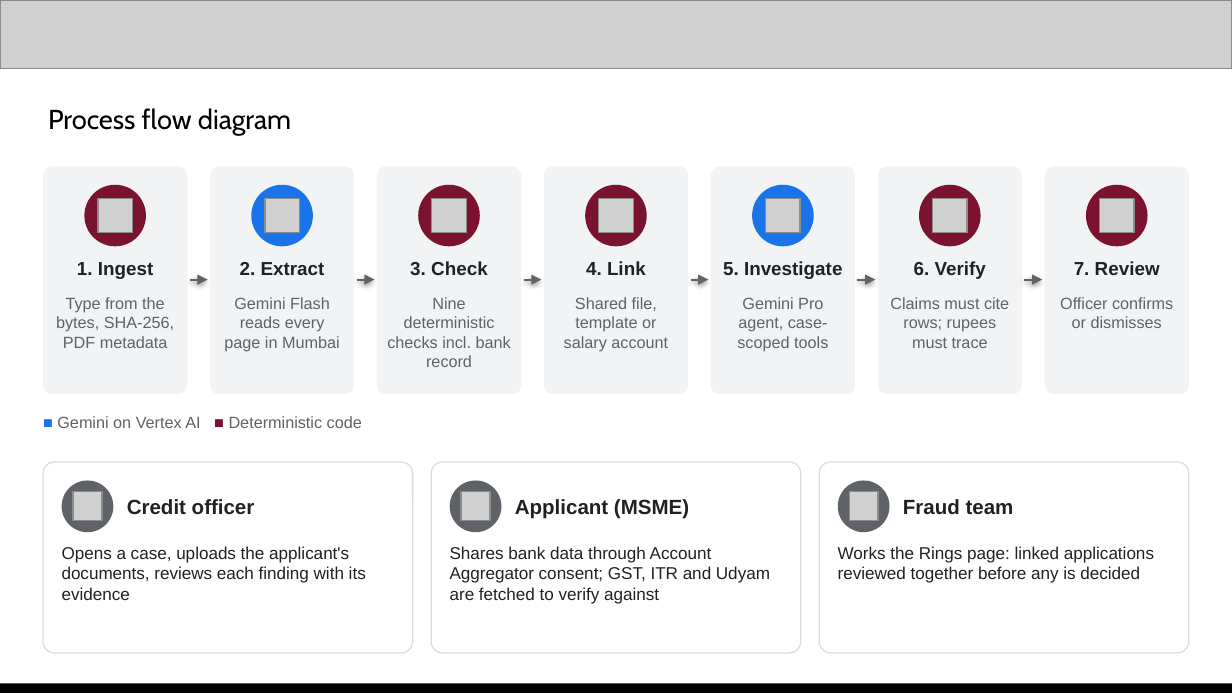
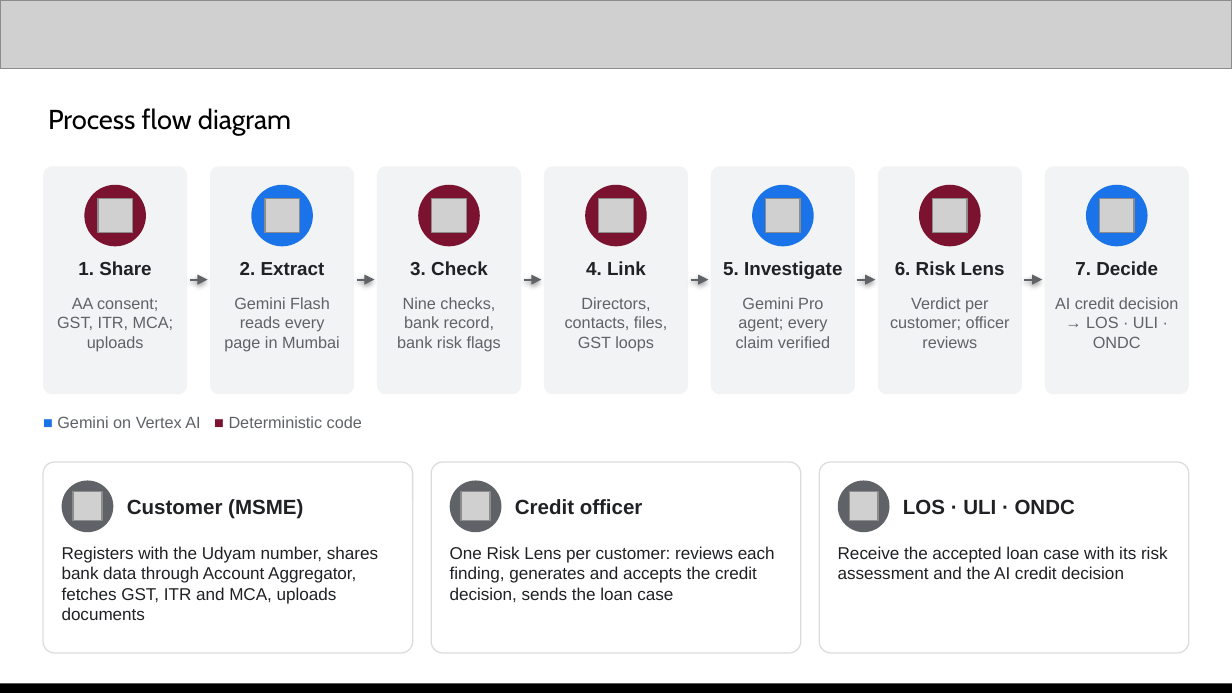
Before and after one commit to abhinavmukwane/FinRiskLensAI-RAG-V2, a slide deck: slide 5 of Doc/FinRiskLens_AI_Builder_Cup_2026.pptx. Drawn at 1232x693 pixels with LibreOffice and Linux fonts; fonts in the diff are those of the drawing; grey boxes stand for pictures. Boxes give left, top, right and bottom in pixels: in the first picture for what was removed or moved away, otherwise in the second. Text is boxed around its words. In the diff, an @@ line names an element or a change of style, - is before the commit and + after.

Commit message:
#Customer-wise only: case pages and Rings page removed; deck and docs to the customer flow
- Case page and Rings page/menu removed; Risk Lens actions moved to RiskLensController (/risk-lens)
- Customer links stay in each Risk Lens Network section, naming the linked customers
- A confirmed finding keeps blocking the loan case; only a dismissed one stops counting
- Deck: team AS FinTech Developer, customer flow, new snapshots; README, architecture, plan and video script updated

```diff
--- a/Doc/FinRiskLens_AI_Builder_Cup_2026.pptx
+++ b/Doc/FinRiskLens_AI_Builder_Cup_2026.pptx
@@ ellipse at (x1=1085, y1=185, x2=1147, y2=246): fill #7A1230 to #1A73E8 @@
@@ text at (x1=78, y1=261, x2=151, y2=275): text changed @@
-1. Ingest
+1. Share
@@ text at (x1=895, y1=261, x2=1005, y2=275): text changed @@
-6. Verify
+6. Risk Lens
@@ text at (x1=1075, y1=261, x2=1158, y2=275): text changed @@
-7. Review
+7. Decide
@@ text at (x1=57, y1=298, x2=174, y2=352): text changed @@
-Type from the bytes, SHA-256, PDF metadata
+AA consent; GST, ITR, MCA; uploads
@@ text at (x1=397, y1=297, x2=501, y2=352): text changed @@
-Nine deterministic checks incl. bank record
+Nine checks, bank record, bank risk flags
@@ text at (x1=565, y1=297, x2=667, y2=352): text changed @@
-Shared file, template or salary account
+Directors, contacts, files, GST loops
@@ text at (x1=736, y1=297, x2=830, y2=348): text changed @@
-Gemini Pro agent, case-scoped tools
+Gemini Pro agent; every claim verified
@@ text at (x1=890, y1=297, x2=1010, y2=348): text changed @@
-Claims must cite rows; rupees must trace
+Verdict per customer; officer reviews
@@ text at (x1=1055, y1=297, x2=1178, y2=348): text changed @@
-Officer confirms or dismisses
+AI credit decision → LOS · ULI · ONDC
@@ text at (x1=127, y1=499, x2=303, y2=519): text changed @@
-Credit officer
+Customer (MSME)
@@ text at (x1=515, y1=499, x2=643, y2=515): text changed @@
-Applicant (MSME)
+Credit officer
@@ text at (x1=903, y1=499, x2=1075, y2=515): text changed @@
-Fraud team
+LOS · ULI · ONDC
@@ text at (x1=62, y1=546, x2=378, y2=620): text changed @@
-Opens a case, uploads the applicant's documents, reviews each finding with its evidence
+Registers with the Udyam number, shares bank data through Account Aggregator, fetches GST, ITR and MCA, uploads documents
@@ text at (x1=450, y1=546, x2=775, y2=602): text changed @@
-Shares bank data through Account Aggregator consent; GST, ITR and Udyam are fetched to verify against
+One Risk Lens per customer: reviews each finding, generates and accepts the credit decision, sends the loan case
@@ text at (x1=838, y1=546, x2=1168, y2=579): text changed @@
-Works the Rings page: linked applications reviewed together before any is decided
+Receive the accepted loan case with its risk assessment and the AI credit decision
```
Also in this commit, not shown: 14 other slides changed, 2 slides removed, 25 other files.
